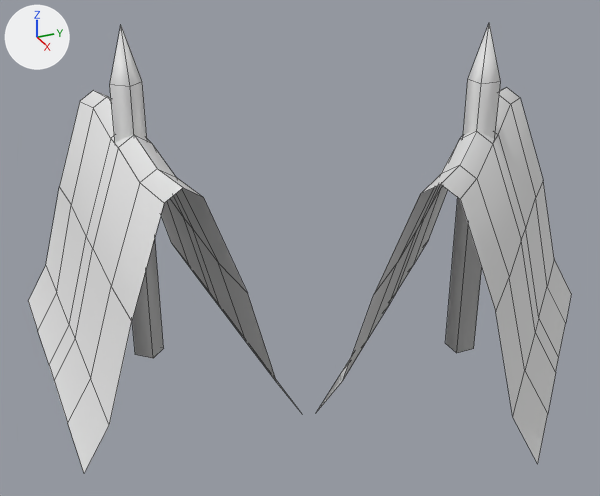
A saved change to the Blender file DONT_EXPORT/Models/ArcherTower.blend.
Camera for both pictures: a 50 mm camera at (1.38, -0.646, 1.102) aimed at (-0.243, 0.084, 0.29). The axes (+X, +Y, +Z) are drawn at upper left. The lights are the same throughout. The older version comes first. Mesh edges are drawn as thin lines.

The older version as bpy lines, for what is in view:
```python
me_cylinder = bpy.data.meshes.new('Cylinder')
me_cylinder.from_pydata(...)  # 9 vertices, 9 faces; spans x -0.036..0.036, y -0.036..0.036, z 0.0..0.802
me_cylinder.polygons.foreach_set('use_smooth', [True] * 9)
me_cylinder_001 = bpy.data.meshes.new('Cylinder.001')
me_cylinder_001.from_pydata(...)  # 9 vertices, 9 faces; spans x -0.026..0.026, y -0.026..0.026, z 0.0..0.802
me_cylinder_001.polygons.foreach_set('use_smooth', [True] * 9)
me_plane = bpy.data.meshes.new('Plane')
me_plane.from_pydata(...)  # 54 vertices, 40 faces; spans x -0.41..0.406, y -0.24..0.24, z 0.0..0.599
me_plane.polygons.foreach_set('use_smooth', [True] * 40)
me_plane_001 = bpy.data.meshes.new('Plane.001')
me_plane_001.from_pydata(...)  # 54 vertices, 40 faces; spans x -0.452..0.452, y -0.453..0.453, z 0.0..0.599
me_plane_001.polygons.foreach_set('use_smooth', [True] * 40)
ob_cylinder = bpy.data.objects.new('Cylinder', me_cylinder)
ob_cylinder.location = (-0.409, -0.255, 0.0)
ob_cylinder_001 = bpy.data.objects.new('Cylinder.001', me_cylinder_001)
ob_cylinder_001.location = (-0.112, 0.468, 0.0)
ob_plane = bpy.data.objects.new('Plane', me_plane)
ob_plane.location = (-0.409, -0.255, 0.0)
ob_plane_001 = bpy.data.objects.new('Plane.001', me_plane_001)
ob_plane_001.location = (-0.112, 0.468, 0.0)
```
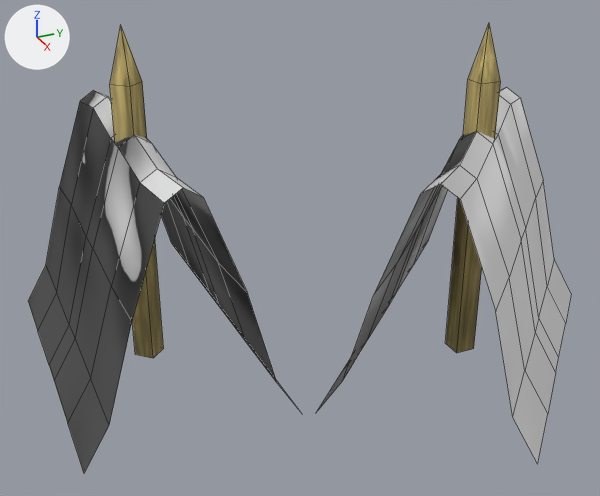
Changed parts and their boxes (x1, y1, x2, y2) in the pictures (600 x 496 px):
'Plane', recoloured (white to grey)
    both: (28, 90, 277, 473)
'Plane.001', recoloured
    both: (318, 89, 529, 410)
'Cylinder.001', recoloured (white to yellow)
    both: (445, 23, 500, 353)
'Cylinder', recoloured (white to yellow)
    both: (110, 26, 163, 358)

Diff of the bpy script that builds the scene:
```diff
--- a/DONT_EXPORT/Models/ArcherTower.blend.py
+++ b/DONT_EXPORT/Models/ArcherTower.blend.py
@@ mat_cocktailstick @@
+mat_cocktailstick = bpy.data.materials.new('CocktailStick')
+# nodes: BsdfPrincipled, OutputMaterial, TexNoise, ValToRGB
+# colours: black #000000, yellow #f5dd8d
@@ mat_paper @@
+mat_paper = bpy.data.materials.new('Paper')
+# nodes: BsdfPrincipled, Bump, OutputMaterial, TexNoise
@@ me_plane @@
 me_plane.from_pydata(...)  # 54 vertices, 40 faces; spans x -0.41..0.406, y -0.24..0.24, z 0.0..0.599
+me_plane.materials.append(mat_paper)
@@ me_cylinder @@
 me_cylinder.from_pydata(...)  # 9 vertices, 9 faces; spans x -0.036..0.036, y -0.036..0.036, z 0.0..0.802
+me_cylinder.materials.append(mat_cocktailstick)
@@ me_plane_001 @@
 me_plane_001.from_pydata(...)  # 54 vertices, 40 faces; spans x -0.452..0.452, y -0.453..0.453, z 0.0..0.599
+me_plane_001.materials.append(mat_paper)
@@ me_cylinder_001 @@
 me_cylinder_001.from_pydata(...)  # 9 vertices, 9 faces; spans x -0.026..0.026, y -0.026..0.026, z 0.0..0.802
+me_cylinder_001.materials.append(mat_cocktailstick)
```
